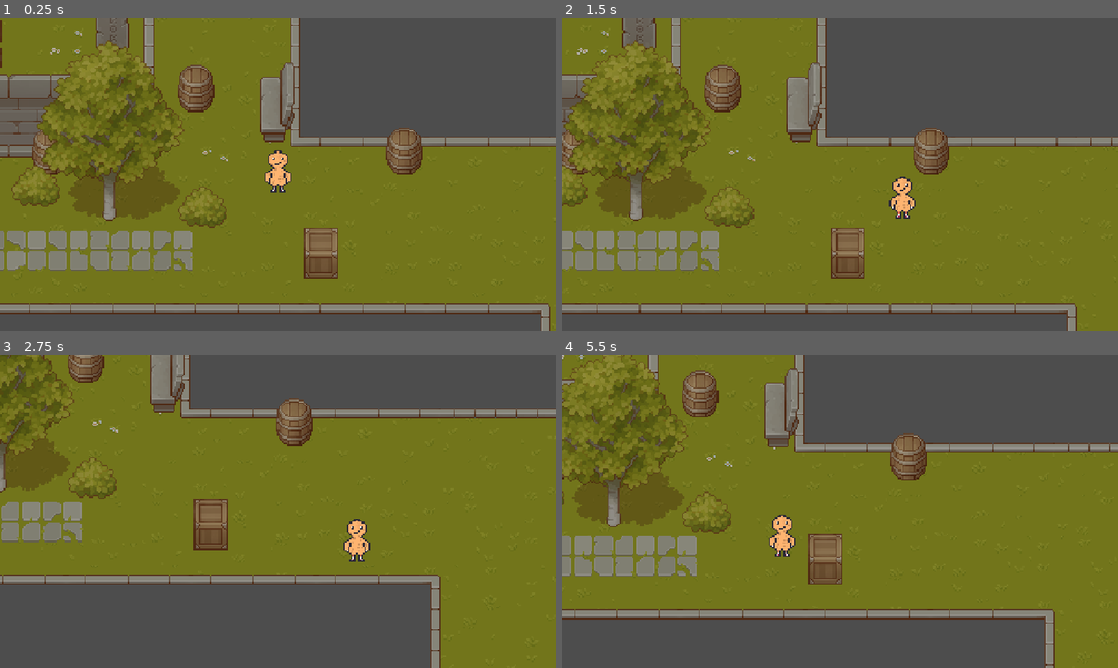
Above: before the commit, frames 1-4 (two rows, left to right).
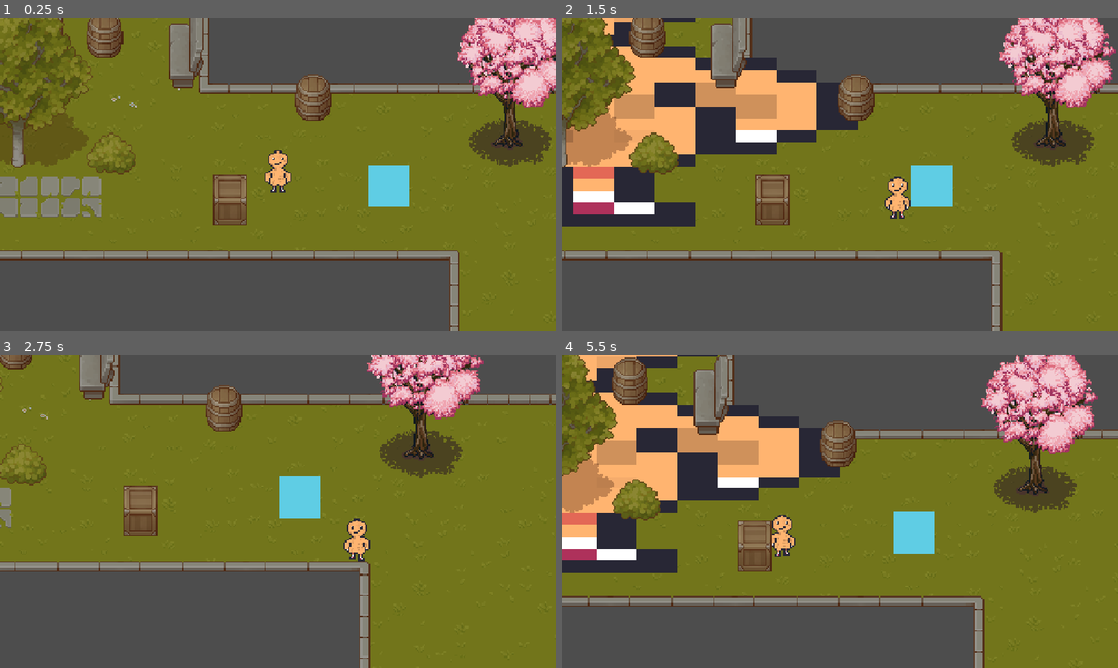
Above: after the commit, the same moments.

Repository: amendoa657/JogoFront
Game: Godot game, scene res://Scenes/mainScene.tscn
Two runs of this game, one before a commit and one after it. Both use one fixed random seed, a clock stepped at 60 frames per second and the inputs below.
Inputs:
- Up to frame 1 (0.25 s): no input
- Up to frame 2 (1.5 s): tap Enter at 0.5 s; hold Right (ui_right) 0.53-1.28 s; hold E (ui_interact) 0.53-1.28 s; hold Down (ui_down) from 1.28 s (still down); tap E (ui_interact) at 1.35 s
- Up to frame 3 (2.75 s): release Down (ui_down) at 2.03 s; hold Right (ui_right) from 2.03 s (still down); hold E (ui_interact) from 2.03 s (still down)
- Up to frame 4 (5.5 s): release Right (ui_right) at 2.78 s; release E (ui_interact) at 2.78 s; hold Up (ui_up) 2.78-3.53 s; tap E (ui_interact) at 2.85, 4.35 s; hold E (ui_interact) 3.53-4.28 s; hold Left (ui_left) 3.53-5.03 s; hold Down (ui_down) from 5.03 s (still down); hold E (ui_interact) from 5.03 s (still down)

The runs differ from the first frame. In frame 1, 54% of the frame differs, in the area x 0-100%, y 0-100%; in frame 2, 60%; in frame 3, 29%; in frame 4, 45%.

Commit message:
update 1.1.0.1
Add sakura

Diff:
--- /dev/null
+++ b/Scenes/dialogo_ze_gotinha.tscn
@@ -0,0 +1,18 @@
+[gd_scene load_steps=2 format=3 uid="uid://bjrxvu44j3eud"]
+
+[ext_resource type="Texture2D" uid="uid://chxbuj7na13fj" path="res://Sprites/amendoa.png" id="1_2ixdo"]
+
+[node name="Control" type="Control"]
+layout_mode = 3
+anchors_preset = 15
+anchor_right = 1.0
+anchor_bottom = 1.0
+offset_left = 2.0
+offset_right = 2.0
+grow_horizontal = 2
+grow_vertical = 2
+
+[node name="Amendoa" type="Sprite2D" parent="."]
+position = Vector2(675.75, 403.5)
+scale = Vector2(31.140625, 9.21875)
+texture = ExtResource("1_2ixdo")
--- a/Scenes/mainScene.tscn
+++ b/Scenes/mainScene.tscn
@@ -20,6 +20,9 @@
 [ext_resource type="Texture2D" uid="uid://bw3mbq2tsimxc" path="res://Sprites/placa.png" id="10_l0d1b"]
 [ext_resource type="Texture2D" uid="uid://bs8qksbfb0c02" path="res://Sprites/placaCpp.png" id="11_w8a2l"]
 [ext_resource type="Texture2D" uid="uid://cqr02wnmxeql1" path="res://Sprites/placaNova.png" id="18_ekaqe"]
+[ext_resource type="Texture2D" uid="uid://dfmxatcso8bjb" path="res://Sprites/Sakura.png" id="20_5bsxs"]
+[ext_resource type="PackedScene" uid="uid://camx6u1a4imfi" path="res://Scenes/ze_gotinha.tscn" id="22_iypob"]
+[ext_resource type="PackedScene" uid="uid://bjrxvu44j3eud" path="res://Scenes/dialogo_ze_gotinha.tscn" id="22_oi7nq"]
 
 [sub_resource type="RectangleShape2D" id="RectangleShape2D_oi7nq"]
 size = Vector2(75, 58.75)
@@ -4680,12 +4683,23 @@
 1:0/0/y_sort_origin = 70
 1:0/0/physics_layer_0/polygon_0/points = PackedVector2Array(52, 125, 59.5, 125, 60.5, 145, 51, 144)
 
+[sub_resource type="TileSetAtlasSource" id="TileSetAtlasSource_7ew7i"]
+texture = ExtResource("20_5bsxs")
+use_texture_padding = false
+0:0/size_in_atlas = Vector2i(6, 8)
+0:0/0 = 0
+0:0/0/texture_origin = Vector2i(-40, 0)
+0:0/0/y_sort_origin = -30
+0:0/0/physics_layer_0/polygon_0/points = PackedVector2Array(-8, -8, 8, -8, 8, 8, -8, 8)
+
 [sub_resource type="TileSet" id="TileSet_l42ic"]
 physics_layer_0/collision_layer = 1
 sources/0 = SubResource("TileSetAtlasSource_udkkk")
+sources/1 = SubResource("TileSetAtlasSource_7ew7i")
 
 [node name="MainScene" type="Node2D"]
 y_sort_enabled = true
+position = Vector2(9, 17)
 script = ExtResource("1_4djc3")
 
 [node name="mostraTutorial2" type="Area2D" parent="."]
@@ -4767,14 +4781,21 @@
 [node name="TerrenoYSort" type="TileMapLayer" parent="TileMaps"]
 z_index = 2
 y_sort_enabled = true
-tile_map_data = PackedByteArray("AAAaABIAAAADAAkAAAAjAA4AAAADAAkAAAAYAAgAAAABAAAAAAAnAAkAAAABAAAAAAApABUAAAABAAAAAAA=")
+tile_map_data = PackedByteArray("AAAaABIAAAADAAkAAAAjAA4AAAADAAkAAAAYAAgAAAABAAAAAAAnAAkAAAABAAAAAAApABUAAAABAAAAAABCABoAAQAAAAAAAAA=")
 tile_set = SubResource("TileSet_l42ic")
 y_sort_origin = 55
+
+[node name="ZeGotinha" parent="." instance=ExtResource("22_iypob")]
+z_index = 2
+position = Vector2(1004, 503)
+
+[node name="Control" parent="." instance=ExtResource("22_oi7nq")]
+clip_contents = true
 
 [node name="Player" parent="." instance=ExtResource("1_yyxd1")]
 z_index = 2
 y_sort_enabled = true
-position = Vector2(849, 452)
+position = Vector2(919, 493)
 
 [node name="Camera2D" type="Camera2D" parent="Player"]
 position = Vector2(0, 1)
--- /dev/null
+++ b/Scenes/ze_gotinha.gd
@@ -0,0 +1,42 @@
+extends StaticBody2D
+
+var playerDentro = false
+var dialogo : PackedScene
+var instanciaDialogo
+var dialogoAberto = false
+
+func _ready() -> void:
+	dialogo = preload("res://Scenes/dialogo_ze_gotinha.tscn")
+
+func _on_area_2d_body_entered(body: Node2D) -> void:
+	if(body.name=="Player"):
+		playerDentro = true
+
+
+func _on_area_2d_body_exited(body: Node2D) -> void:
+	if(body.name=="Player"):
+		playerDentro = false
+		#if(dialogoAberto):
+		#	fecharDialogo()
+
+func _process(delta: float) -> void:
+	if(Input.is_action_just_pressed("ui_interact") and playerDentro):
+		if(dialogoAberto):
+			fecharDialogo()
+		else:
+			mostraDialogo()
+
+func mostraDialogo():
+	if(dialogoAberto==false):
+		instanciaDialogo = dialogo.instantiate()
+		print(instanciaDialogo)
+		get_tree().root.add_child(instanciaDialogo)
+		instanciaDialogo.global_position = Vector2(0, 0)
+		dialogoAberto=true
+
+
+func fecharDialogo():
+	print("fechando dialogo")
+	dialogoAberto=false
+	instanciaDialogo.queue_free()
+	instanciaDialogo = null
--- /dev/null
+++ b/Scenes/ze_gotinha.tscn
@@ -0,0 +1,27 @@
+[gd_scene load_steps=5 format=3 uid="uid://camx6u1a4imfi"]
+
+[ext_resource type="Script" uid="uid://dibwtj3824t2k" path="res://Scenes/ze_gotinha.gd" id="1_01g3c"]
+[ext_resource type="Texture2D" uid="uid://c45q2qak561ou" path="res://Sprites/ZeGotaPlaceHolder.png" id="1_wvc6u"]
+
+[sub_resource type="RectangleShape2D" id="RectangleShape2D_01g3c"]
+size = Vector2(32, 32)
+
+[sub_resource type="RectangleShape2D" id="RectangleShape2D_wvc6u"]
+size = Vector2(115, 95.5)
+
+[node name="ZeGotinha" type="StaticBody2D"]
+script = ExtResource("1_01g3c")
+
+[node name="ZeGotaPlaceHolder" type="Sprite2D" parent="."]
+texture = ExtResource("1_wvc6u")
+
+[node name="CollisionShape2D" type="CollisionShape2D" parent="."]
+shape = SubResource("RectangleShape2D_01g3c")
+
+[node name="Area2D" type="Area2D" parent="."]
+
+[node name="CollisionShape2D" type="CollisionShape2D" parent="Area2D"]
+shape = SubResource("RectangleShape2D_wvc6u")
+
+[connection signal="body_entered" from="Area2D" to="." method="_on_area_2d_body_entered"]
+[connection signal="body_exited" from="Area2D" to="." method="_on_area_2d_body_exited"]
--- a/Scripts/banco_direita.gd
+++ b/Scripts/banco_direita.gd
@@ -22,6 +22,8 @@
 	if(body.name=="Player"):
 		$bindInteracao.visible=false
 		playerDentro=false
+		body.disconnect("interact", Callable(self, "_on_player_interact"))
+		disconnect("player_sit", Callable(body, "_on_bench_player_sit"))
 
 func _on_player_interact(player):
 	emit_signal("player_sit", self)
Not shown: 1 places in Scenes/mainScene.tscn that only renumber resources
Not shown, added: Scenes/ze_gotinha.gd.uid
Binary file added: Sprites/Sakura.png
Not shown, added: Sprites/Sakura.png.import
Binary file added: Sprites/ZeGotaPlaceHolder.png
Not shown, added: Sprites/ZeGotaPlaceHolder.png.import
